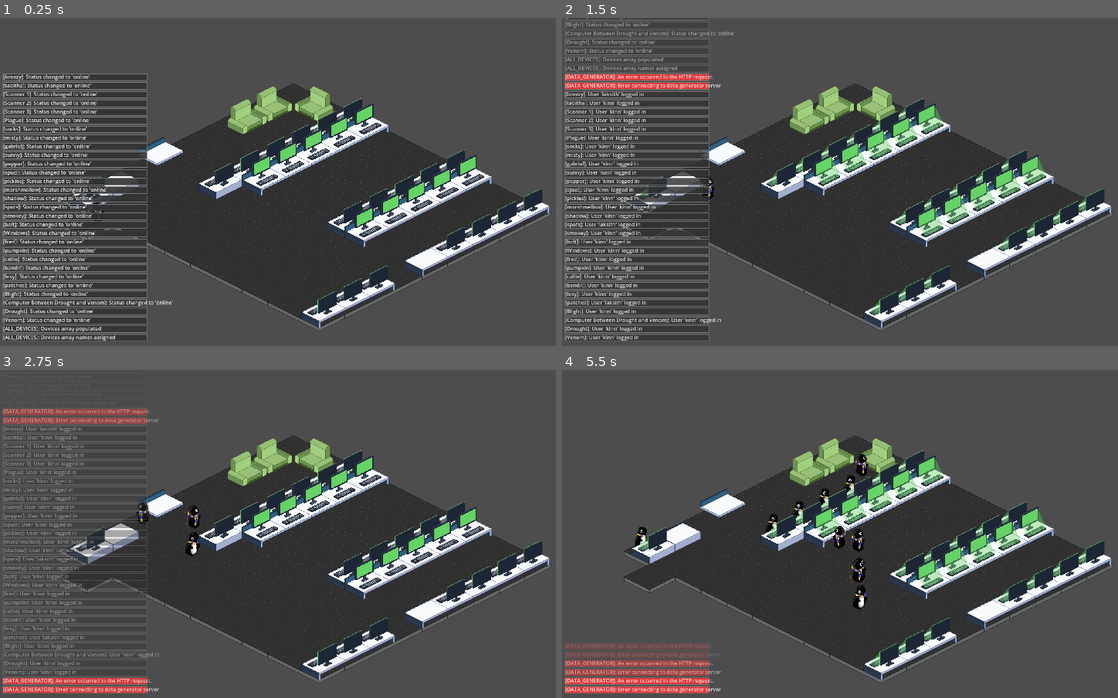
Above: before the commit, frames 1-4 (two rows, left to right).
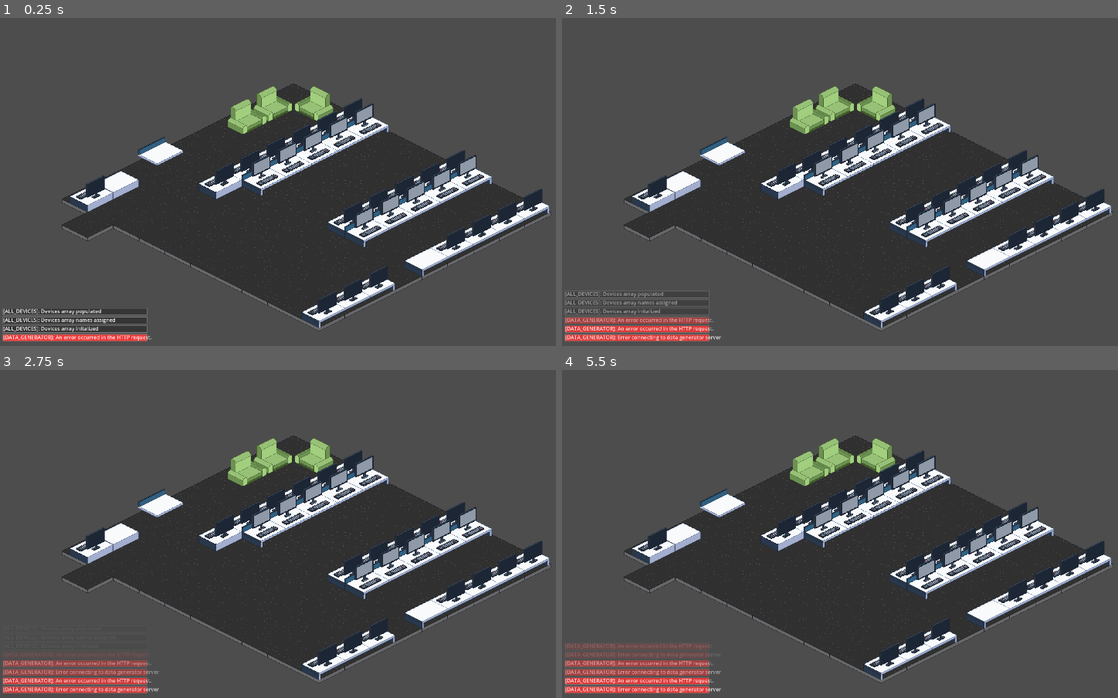
Above: after the commit, the same moments.

Repository: ocf/labmap2
Game: Godot game, scene res://scenes/floor_map.tscn
Two runs of this game, one before a commit and one after it. Both use one fixed random seed, a clock stepped at 60 frames per second and the inputs below.
Inputs:
- Up to frame 1 (0.25 s): no input
- Up to frame 2 (1.5 s): tap Enter at 1.25 s
- Up to frame 3 (2.75 s): no input
- Up to frame 4 (5.5 s): no input

The runs differ from the first frame. In frame 1, 8.0% of the frame differs, in the area x 0-98%, y 16-99%; in frame 2, 12%, in the area x 0-98%, y 0-99%; in frame 3, 6.0%; in frame 4, 4.1%.

Commit message:
add: API for data generator server for setting custom statuses, API integration on frontend

Diff:
--- a/frontend/name_dictionary.json
+++ b/frontend/name_dictionary.json
@@ -6,10 +6,10 @@
 	"[-1, -6]": "callie",
 	"[-1, -7]": "pumpkin",
 	"[0, -8]": "fred",
-	"[-2, -3]": "Venom",
-	"[-1, -4]": "Drought",
+	"[-2, -3]": "venom",
+	"[-1, -4]": "drought",
 	"[-1, -5]": "Computer Between Drought and Venom",
-	"[0, -6]": "Blight",
+	"[0, -6]": "blight",
 	"[0, -7]": "patches",
 	"[0, 0]": "marshmellow",
 	"[0, -1]": "pickles",
@@ -27,5 +27,5 @@
 	"[2, 2]": "gabriel",
 	"[2, 1]": "misty",
 	"[3, 0]": "socks",
-	"[3, -1]": "Plague"
+	"[3, -1]": "plague"
 }
--- a/frontend/project.godot
+++ b/frontend/project.godot
@@ -17,9 +17,9 @@
 
 [autoload]
 
+HttpRequestNode="*res://scripts/http_request_node.gd"
+Logger="*res://scripts/logger.gd"
 Devices="res://scripts/devices.gd"
-Logger="*res://scripts/logger.gd"
-HttpRequestNode="*res://scripts/http_request_node.gd"
 
 [display]
 
--- a/frontend/scenes/floor_map.tscn
+++ b/frontend/scenes/floor_map.tscn
@@ -155,12 +155,6 @@
 tile_size = Vector2i(128, 64)
 sources/0 = SubResource("TileSetAtlasSource_31kon")
 
-[sub_resource type="Curve2D" id="Curve2D_eqm47"]
-_data = {
-"points": PackedVector2Array(0, 0, 0, 0, -576, 40, 0, 0, 0, 0, -387.52, -80, 0, 0, 0, 0, 32, 208, 0, 0, 0, 0, 421.12, -56)
-}
-point_count = 4
-
 [node name="Root" type="Node2D"]
 y_sort_enabled = true
 position = Vector2(0, 32)
@@ -202,13 +196,6 @@
 [node name="Debug_Path_Node" type="Path2D" parent="."]
 z_index = 1
 curve = ExtResource("7_o4wex")
-
-[node name="Debug_Path_Node2" type="Path2D" parent="."]
-z_index = 1
-position = Vector2(37.8947, 0)
-scale = Vector2(1.31579, 1)
-curve = SubResource("Curve2D_eqm47")
-metadata/_edit_lock_ = true
 
 [node name="Update_Timer" type="Timer" parent="."]
 autostart = true
--- a/frontend/scripts/devices.gd
+++ b/frontend/scripts/devices.gd
@@ -1,10 +1,11 @@
 '''
 This script assigns data and identification to the devices on the Devices tilemaplayer.
-It does this by querying information from data_generator.py (or sample_data.json)
+It does this by querying information from the data generator (or sample_data.json)
 and assigning it via the names_dictionary.json, which contains a list of the device
 coordinates as they appear on the tilemaplayer and their corresponding names.
 After this, it assigns additional information such as the device's on/off status,
 the device's logged-in status, and the user which is logged in.
+Furthermore, the data can be overwritten via the API to set custom statuses.
 Finally, based on the Update_Timer node in the floor_map scene, it re-queries this
 information so that all the devices and their information remains up-to-date.
 '''
@@ -17,6 +18,8 @@
 var device_coordinates = {}
 var sample_data = {}
 var data = {}
+var overwrite_data = {}
+var overwrite_list = []
 
 @onready var devices = populate_blank_desktops()
 @onready var update_timer = Timer.new()
@@ -24,8 +27,8 @@
 func _ready():
 	device_coordinates = convert_keys_to_vector2i(load_json_file(NamesDictionary))
 	assign_names_to_desktops(devices)
-	populate_devices(load_json_file(SampleData))
-	#populate_devices(data)
+	#populate_devices(load_json_file(SampleData))
+	populate_devices(data, overwrite_data)
 	Logger.log("Devices array populated", "status_change", "ALL_DEVICES")
 	update_desktop_displays()
 
@@ -55,12 +58,25 @@
 			device.name = device_coordinates[coord]
 	Logger.log("Devices array names assigned", "status_change", "ALL_DEVICES")
 
-func populate_devices(data_var: Dictionary):
+func populate_devices(data_var: Dictionary, overwrite_var: Dictionary):
 	# Called by ready() and _on_update_timer_timeout()
 	# Get the 'desktops' array from the JSON
 	var desktops_array = data_var.get("desktops", [])
+	var overwrite_desktops_array = overwrite_var.get("desktops", [])
 
 	for desktop_data in desktops_array:
+		var json_name = desktop_data.get("name", "")
+		var matched_device = find_device_by_name(json_name)
+
+		# If a matching device is found, update its properties
+		if matched_device != null and matched_device not in overwrite_list:
+			matched_device.status = desktop_data.get("status", "")
+			matched_device.logged_in = desktop_data.get("logged_in", "")
+			matched_device.user = desktop_data.get("user", "")
+		else:
+			pass
+
+	for desktop_data in overwrite_desktops_array:
 		var json_name = desktop_data.get("name", "")
 		var matched_device = find_device_by_name(json_name)
 
@@ -78,16 +94,54 @@
 		var current_atlas_coords = device.atlas_coordinates
 		var new_atlas_coords: Vector2i
 		match [device.status, current_atlas_coords]:
+
+			# Facing front
+			# When current state is "offline"
 			["online", Vector2i(0, 1)]:
 				new_atlas_coords = Vector2i(0, 2)
 				Logger.log("Status changed to 'online'", "status_change", device.name)
+			["out-of-order", Vector2i(0, 1)]:
+				new_atlas_coords = Vector2i(0, 3)
+				Logger.log("Status changed to 'out-of-order'", "status_change", device.name)
+
+			# When current state is "online"
+			["offline", Vector2i(0, 2)]:
+				new_atlas_coords = Vector2i(0, 1)
+				Logger.log("Status changed to 'offline'", "status_change", device.name)
+			["out-of-order", Vector2i(0, 2)]:
+				new_atlas_coords = Vector2i(0, 3)
+				Logger.log("Status changed to 'offline'", "status_change", device.name)
+
+			# When current state is "out-of-order"
+			["online", Vector2i(0, 3)]:
+				new_atlas_coords = Vector2i(0, 2)
+				Logger.log("Status changed to 'online'", "status_change", device.name)
+			["offline", Vector2i(0, 3)]:
+				new_atlas_coords = Vector2i(0, 1)
+				Logger.log("Status changed to 'offline'", "status_change", device.name)
+
+			# Facing back
+			# When current state is "offline"
 			["online", Vector2i(1, 1)]:
 				new_atlas_coords = Vector2i(1, 2)
 				Logger.log("Status changed to 'online'", "status_change", device.name)
-			["offline", Vector2i(0, 2)]:
-				new_atlas_coords = Vector2i(0, 1)
-				Logger.log("Status changed to 'offline'", "status_change", device.name)
+			["out-of-order", Vector2i(1, 1)]:
+				new_atlas_coords = Vector2i(1, 3)
+				Logger.log("Status changed to 'out-of-order'", "status_change", device.name)
+
+			# When current state is "online"
 			["offline", Vector2i(1, 2)]:
+				new_atlas_coords = Vector2i(1, 1)
+				Logger.log("Status changed to 'offline'", "status_change", device.name)
+			["out-of-order", Vector2i(1, 2)]:
+				new_atlas_coords = Vector2i(1, 3)
+				Logger.log("Status changed to 'offline'", "status_change", device.name)
+
+			# When current state is "out-of-order"
+			["online", Vector2i(1, 3)]:
+				new_atlas_coords = Vector2i(1, 2)
+				Logger.log("Status changed to 'online'", "status_change", device.name)
+			["offline", Vector2i(1, 3)]:
 				new_atlas_coords = Vector2i(1, 1)
 				Logger.log("Status changed to 'offline'", "status_change", device.name)
 			_:
@@ -122,12 +176,27 @@
 	return devices
 
 func _on_update_timer_timeout() -> void:
-	populate_devices(load_json_file(SampleData))
-	#populate_devices(data)
+	#populate_devices(load_json_file(SampleData))
+	populate_devices(data, overwrite_data)
 	update_desktop_displays()
 
-func _on_http_request_node_result_ready() -> void:
-	data = $HTTPRequestNode.prometheus_result
+func _on_http_request_node_result_ready(endpoint: String) -> void:
+	# Connecting from HTTPRequestNode
+	if endpoint == "http://127.0.0.1:8080/generate":
+		_handle_generate_data()
+	elif endpoint == "http://127.0.0.1:8080/get":
+		_handle_get_data()
+
+func _handle_generate_data():
+	# Called by _on_http_request_node_result_ready()
+	data = $HTTPRequestNode.result_from_generate
+
+func _handle_get_data():
+	# Called by _on_http_request_node_result_ready()
+	overwrite_data = $HTTPRequestNode.result_from_get
+	overwrite_list = []
+	for overwrite_desktop in overwrite_data.get("desktops", []):
+		overwrite_list.append(overwrite_desktop.get("name", ""))
 
 #
 # -- FILE PARSING AND DATA CONVERSION BELOW
--- a/frontend/scripts/floor_map.gd
+++ b/frontend/scripts/floor_map.gd
@@ -29,7 +29,7 @@
 
 		elif device.logged_in != "yes" and device.name in waddles_active_devices.keys():
 			waddles_active_devices[device.name].walk_back_to_door()
-			Logger.log("User '%s' logged out" % device.user, "waddles", device.name)
+			Logger.log("User logged out", "waddles", device.name)
 			waddles_active_devices.erase(device.name)
 
 func _on_update_timer_timeout() -> void:
--- a/frontend/scripts/http_request_node.gd
+++ b/frontend/scripts/http_request_node.gd
@@ -1,35 +1,63 @@
+'''
+This script manages the requests and data coming from the data_generator_server.
+It sends two requests to the endpoints of the data generator, one receiving processed
+data from Prometheus and another receiving data from the user-controlled API.
+They are result_from_generate and result_from_get respectively.
+In order to get these seperate requests, meta data is used to organize the results.
+Some really bad code is used to query the http_request children of their data, but
+if you can overlook that, it works fine.
+'''
+
 extends HTTPRequest
 
-@onready var prometheus_result: Dictionary = {}
+@onready var result_from_generate: Dictionary = {}
+@onready var result_from_get: Dictionary = {}
 
-signal result_ready
+signal result_ready(endpoint: String)
+
+const GENERATE = "http://127.0.0.1:8080/generate"
+const GET = "http://127.0.0.1:8080/get"
+
+var flipflop = 1 # don't ask
 
 func _ready():
+	_send_http_request(GENERATE)
+	_send_http_request(GET)
+
+func _send_http_request(url: String) -> void:
 	var http_request = HTTPRequest.new()
 	add_child(http_request)
+	http_request.set_meta("endpoint", url)  # Store the endpoint as metadata
 	http_request.request_completed.connect(self._http_request_completed)
 
-	var error = http_request.request("http://127.0.0.1:8080/generate") # Currently setup for test environment
+	var error = http_request.request(url) # Send the request
 	if error != OK:
-		#push_error("An error occurred in the HTTP request.")
 		Logger.log("An error occurred in the HTTP request.", "Error", "DATA_GENERATOR")
 
 # Called when the HTTP request is completed.
 func _http_request_completed(result, response_code, _headers, body):
+	var endpoint: String
+ 	# this is some awful code, god forgive me
+	if flipflop == 1:
+		endpoint = get_child(2).get_meta("endpoint")
+	elif flipflop == -1:
+		endpoint = get_child(1).get_meta("endpoint")
+	flipflop = flipflop * -1
+
 	if result != HTTPRequest.RESULT_SUCCESS:
-		#push_error("Error connecting to server.")
 		Logger.log("Error connecting to data generator server", "Error", "DATA_GENERATOR")
 		return
-
 	if response_code != 200:
-		#push_error("Error: Server returned an unexpected status code %d" % response_code)
 		Logger.log("Error: Server returned an unexpected status code %d" % response_code, "Error", "DATA_GENERATOR")
 		return
 
 	var parsedResult = JSON.parse_string(body.get_string_from_utf8())
 	if parsedResult is Dictionary:
-		prometheus_result = parsedResult
-		emit_signal("result_ready")
+		if endpoint == GENERATE:
+			result_from_generate = parsedResult
+		elif endpoint == GET:
+			result_from_get = parsedResult
+		emit_signal("result_ready", endpoint)
 	else:
 		#print("Error Reading File")
 		Logger.log("Error reading data generator response", "Error", "DATA_GENERATOR")
Renamed: frontend/paths/to_Blight.tres -> frontend/paths/to_blight.tres
Renamed: frontend/paths/to_Drought.tres -> frontend/paths/to_drought.tres
Renamed: frontend/paths/to_Venom.tres -> frontend/paths/to_venom.tres
Not shown: 1 places in frontend/scenes/floor_map.tscn that only renumber resources
Not shown, changed: backend/data_generator_server/README.md
Not shown, changed: backend/data_generator_server/src/main.rs
